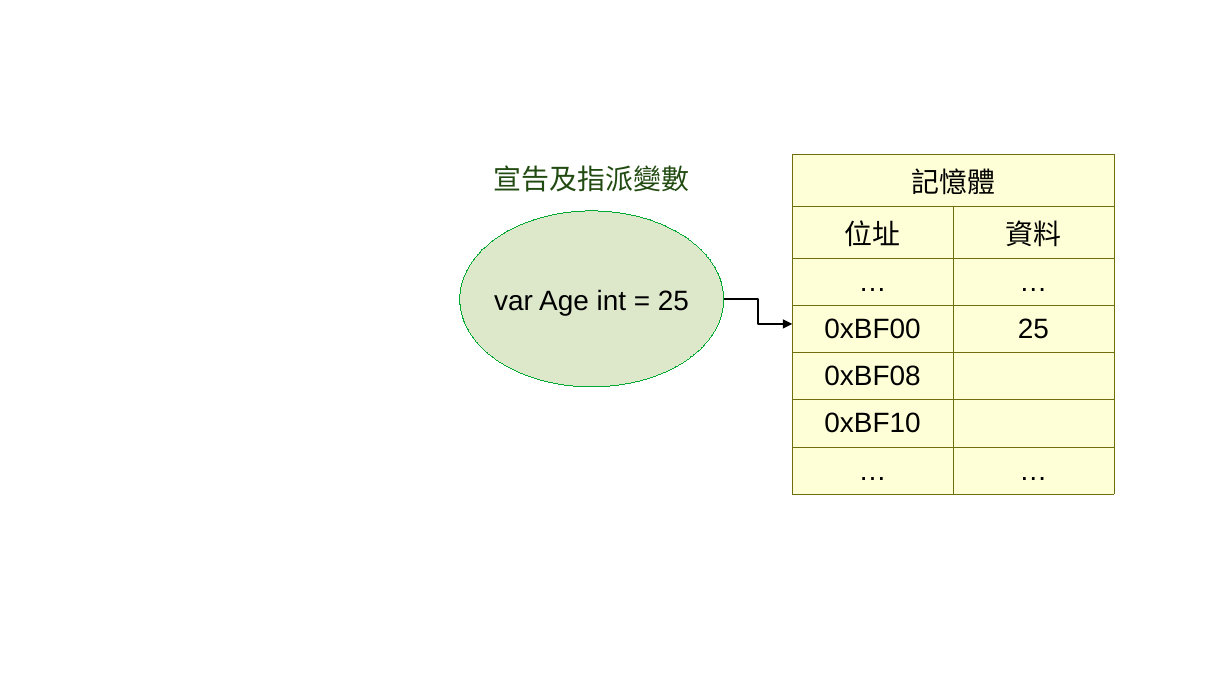
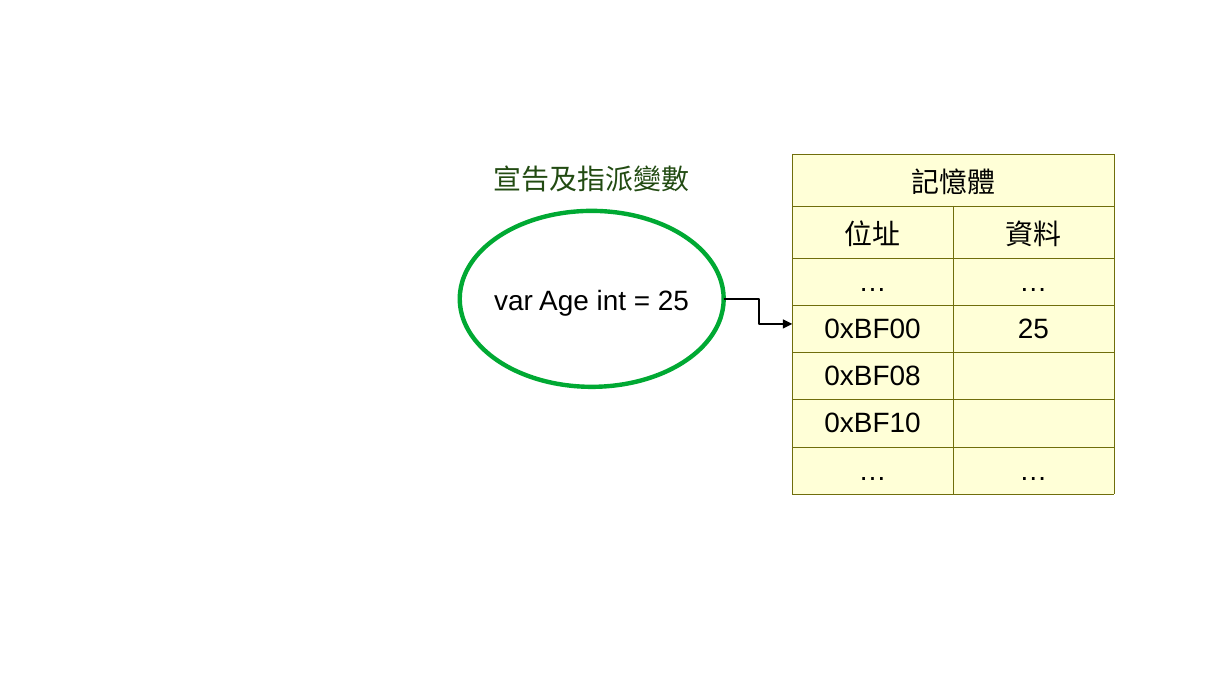
Before and after one commit to oneleo/golang-cht, a slide deck: slide 6 of images/images.odp. Drawn at 1232x693 pixels with LibreOffice and Linux fonts; fonts in the diff are those of the drawing. Boxes give left, top, right and bottom in pixels: in the first picture for what was removed or moved away, otherwise in the second. Text is boxed around its words. In the diff, an @@ line names an element or a change of style, - is before the commit and + after.

```diff
--- a/images/images.odp
+++ b/images/images.odp
@@ ellipse "var Age int = 25" at [459, 211, 723, 387]: fill #DDE8CB to none; outline #00A933 0 pt to #00A933 2.83 pt @@
@@ elbow arrow (724, 298) - (793, 324): route changed @@
```
Also in this commit, not shown: 19 other slides changed, 3 slides added, 1 slide removed, 6 other files.
